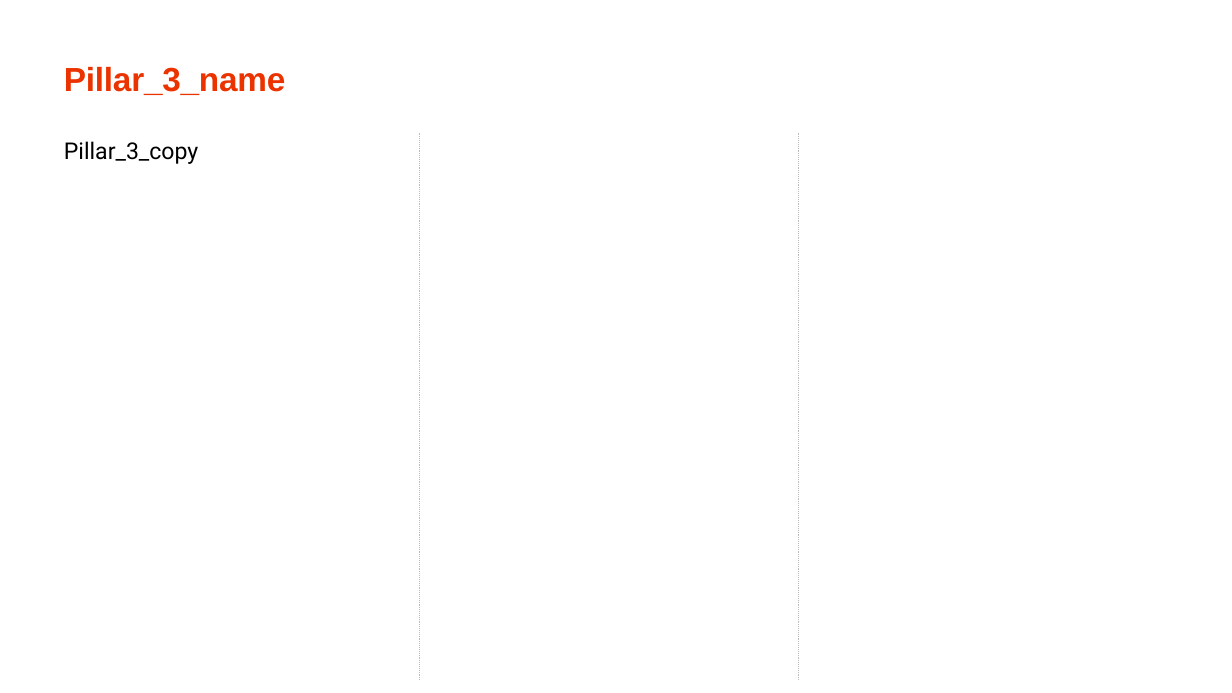
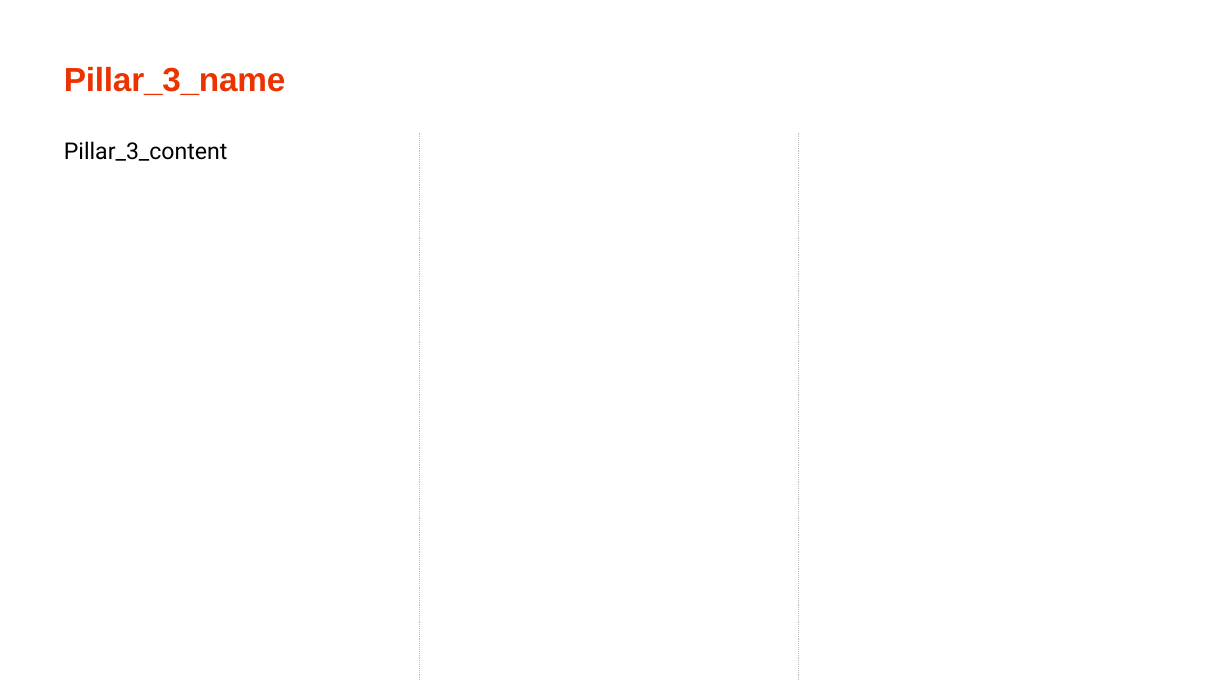
Before and after one commit to xpistos90210/templates, a slide deck: slide 3 of House_columns.pptx. Drawn at 1232x693 pixels with LibreOffice and Linux fonts; fonts in the diff are those of the drawing. Boxes give left, top, right and bottom in pixels: in the first picture for what was removed or moved away, otherwise in the second. Text is boxed around its words. In the diff, an @@ line names an element or a change of style, - is before the commit and + after.

```diff
--- a/House_columns.pptx
+++ b/House_columns.pptx
@@ text at [64,141,228,161]: text changed @@
-Pillar_3_copy
+Pillar_3_content
```
Also in this commit, not shown: 3 other slides changed.
